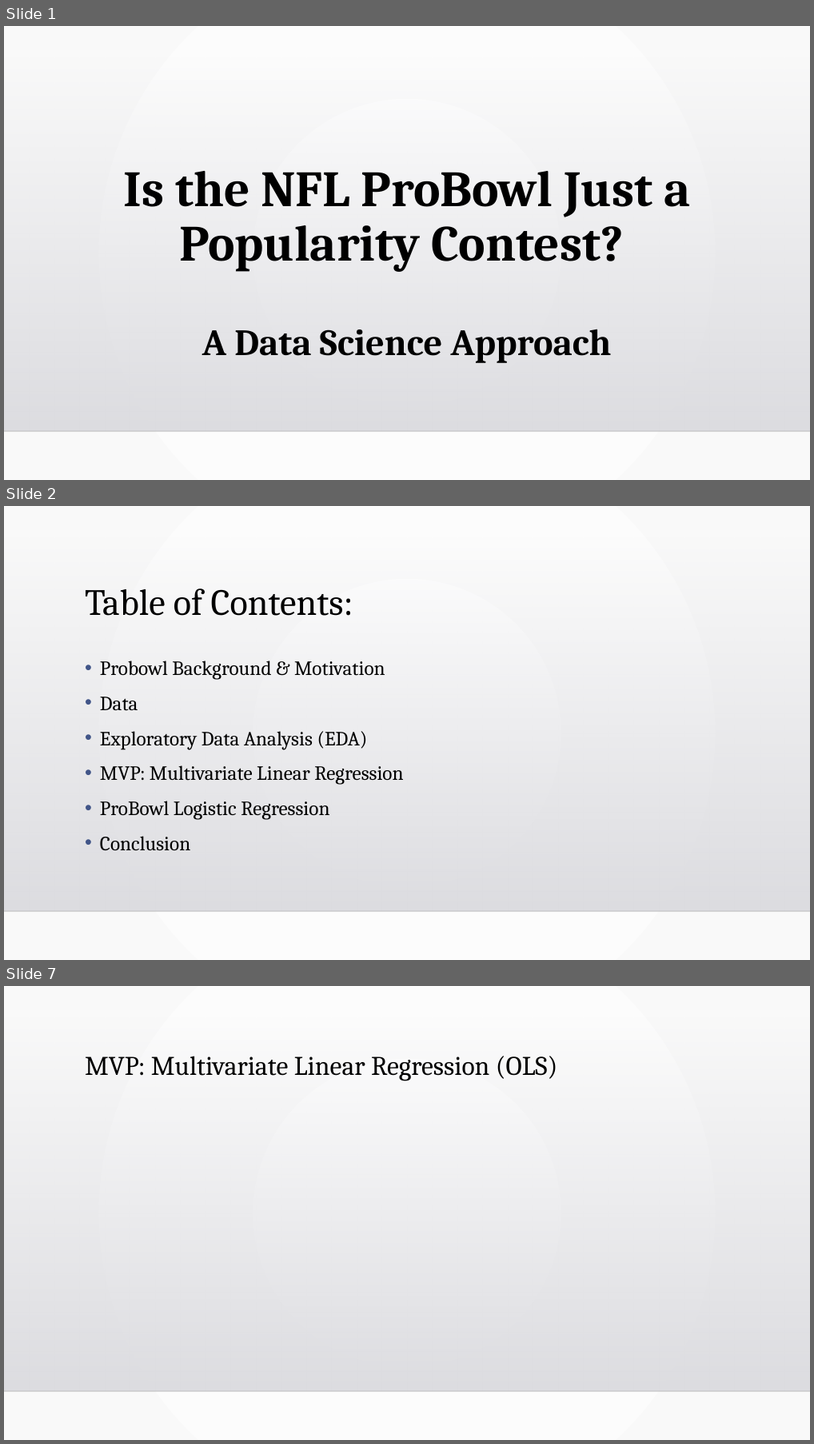
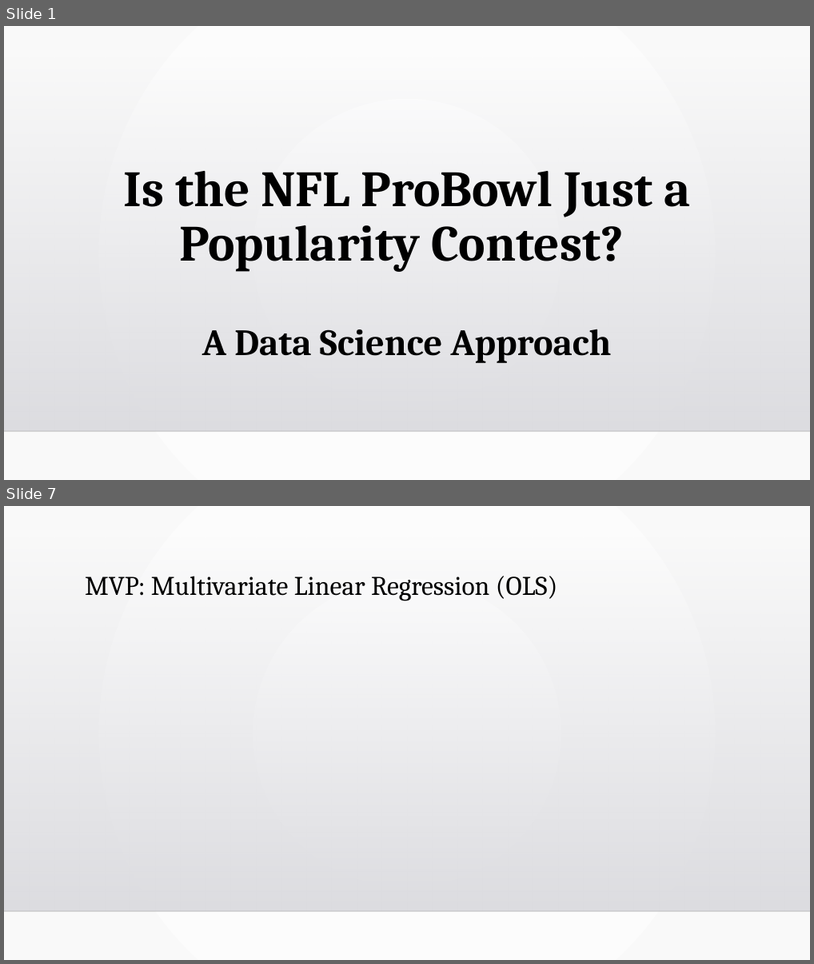
Before and after one commit to alou127/ds_projects, a slide deck: project_2_powepoin.pptx. Shown one above the other, each under a label of ours: slides 1, 2 and 7 before the commit, slides 1 and 7 after it; the slides between them are not shown. The pictures are 814x1444 and 814x964 pixels, drawn with LibreOffice and Linux fonts; fonts in the diff are those of the drawing; grey boxes stand for pictures; background and template pictures are left out. Boxes give left, top, right and bottom in pixels: in the first picture for what was removed or moved away, otherwise in the second. Text is boxed around its words. In the diff, an @@ line names an element or a change of style, - is before the commit and + after.

```diff
--- a/project_2_powepoin.pptx
+++ b/project_2_powepoin.pptx
@@ slide 2 removed at bbox=[4, 506, 810, 960], background gradient #FFFFFF to #FAFAFA; not listed: 2 template elements that a slide beside it also shows @@
@@ title removed at bbox=[85, 588, 354, 616] @@
-Table of Contents:
@@ text removed at bbox=[100, 660, 403, 850] @@
-• Probowl Background & Motivation
-• Data
-• Exploratory Data Analysis (EDA)
-• MVP: Multivariate Linear Regression
-• ProBowl Logistic Regression
-• Conclusion
```
Also in this commit, not shown: 5 slides changed, 5 slides added, 3 other slides removed.
